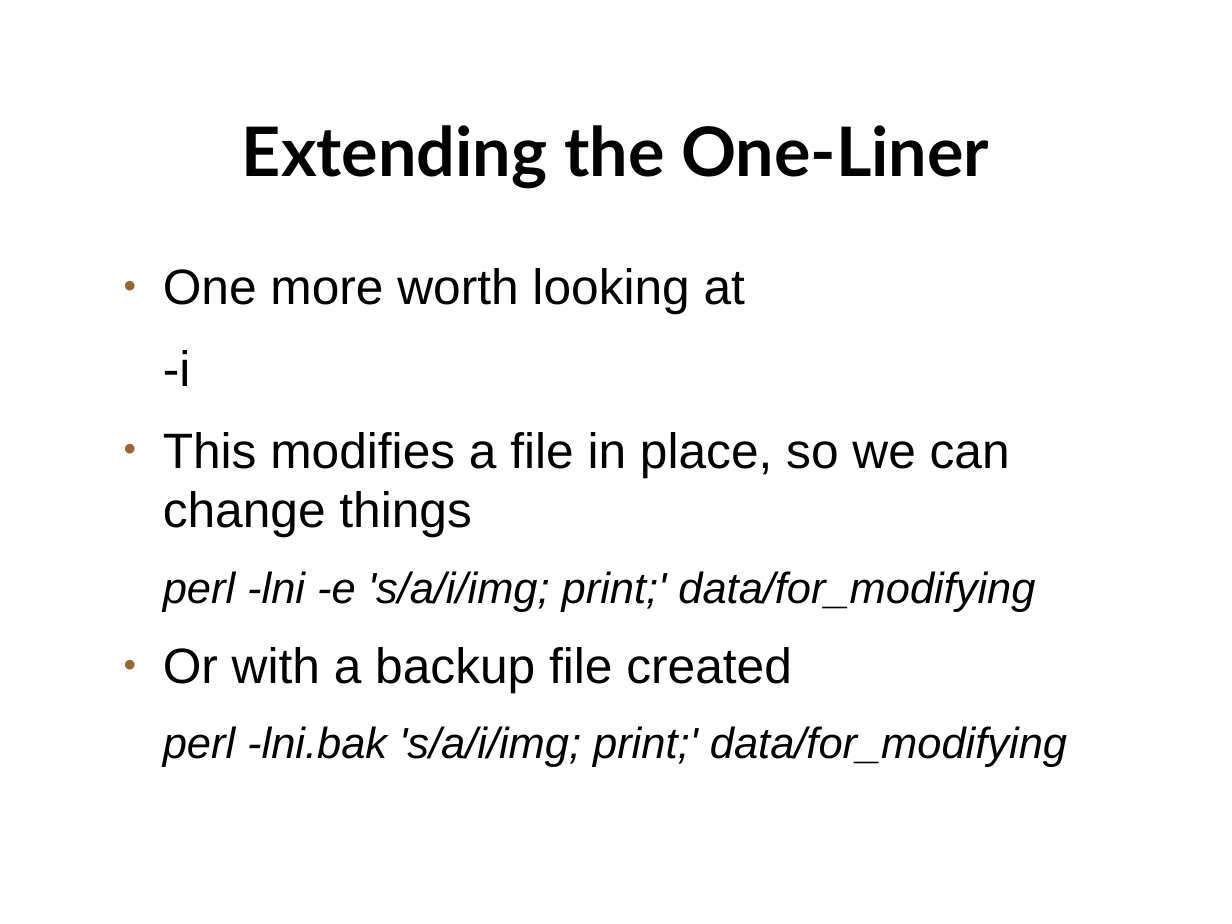
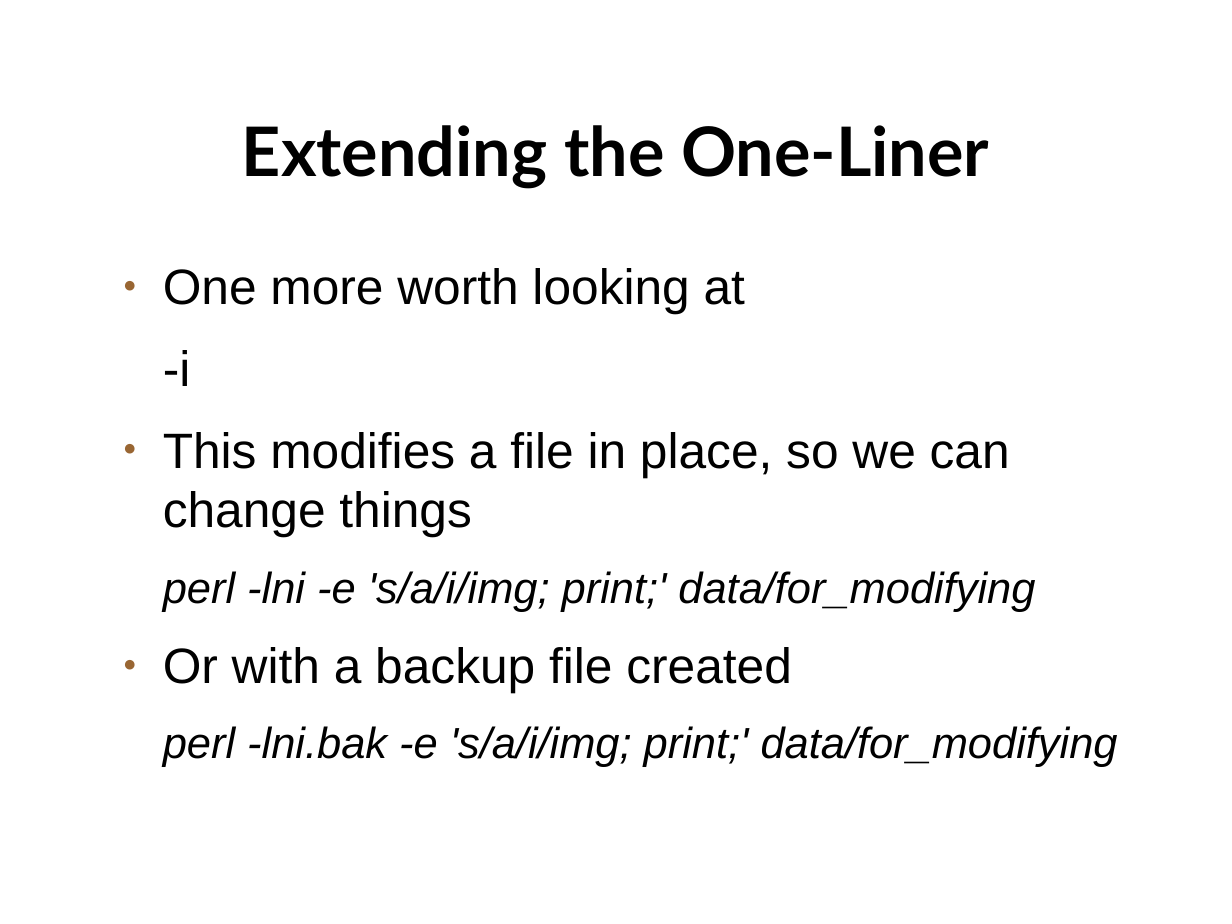
Before and after one commit to setitesuk/basic_perl_course, a slide deck: slide 16 of 11-one_liners/one_liners.odp. Drawn at 1232x924 pixels with LibreOffice and Linux fonts; fonts in the diff are those of the drawing; background and template pictures are left out. Boxes give left, top, right and bottom in pixels: in the first picture for what was removed or moved away, otherwise in the second. Text is boxed around its words. In the diff, an @@ line names an element or a change of style, - is before the commit and + after.

```diff
--- a/11-one_liners/one_liners.odp
+++ b/11-one_liners/one_liners.odp
@@ text at [163, 726, 1118, 767]: text changed @@
-perl -lni.bak 's/a/i/img; print;' data/for_modifying
+perl -lni.bak -e 's/a/i/img; print;' data/for_modifying
```
Also in this commit, not shown: 2 other slides changed.
